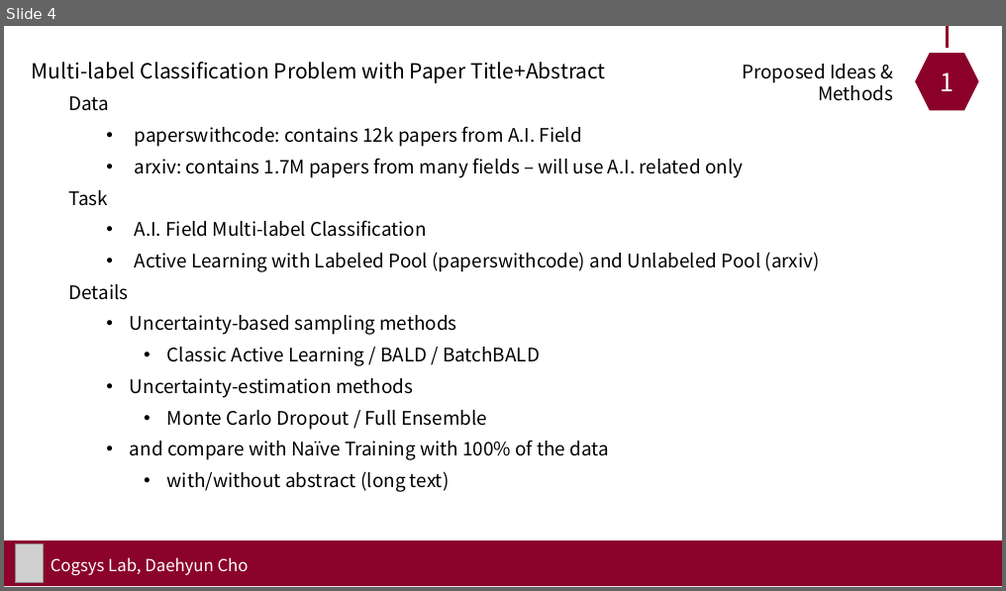
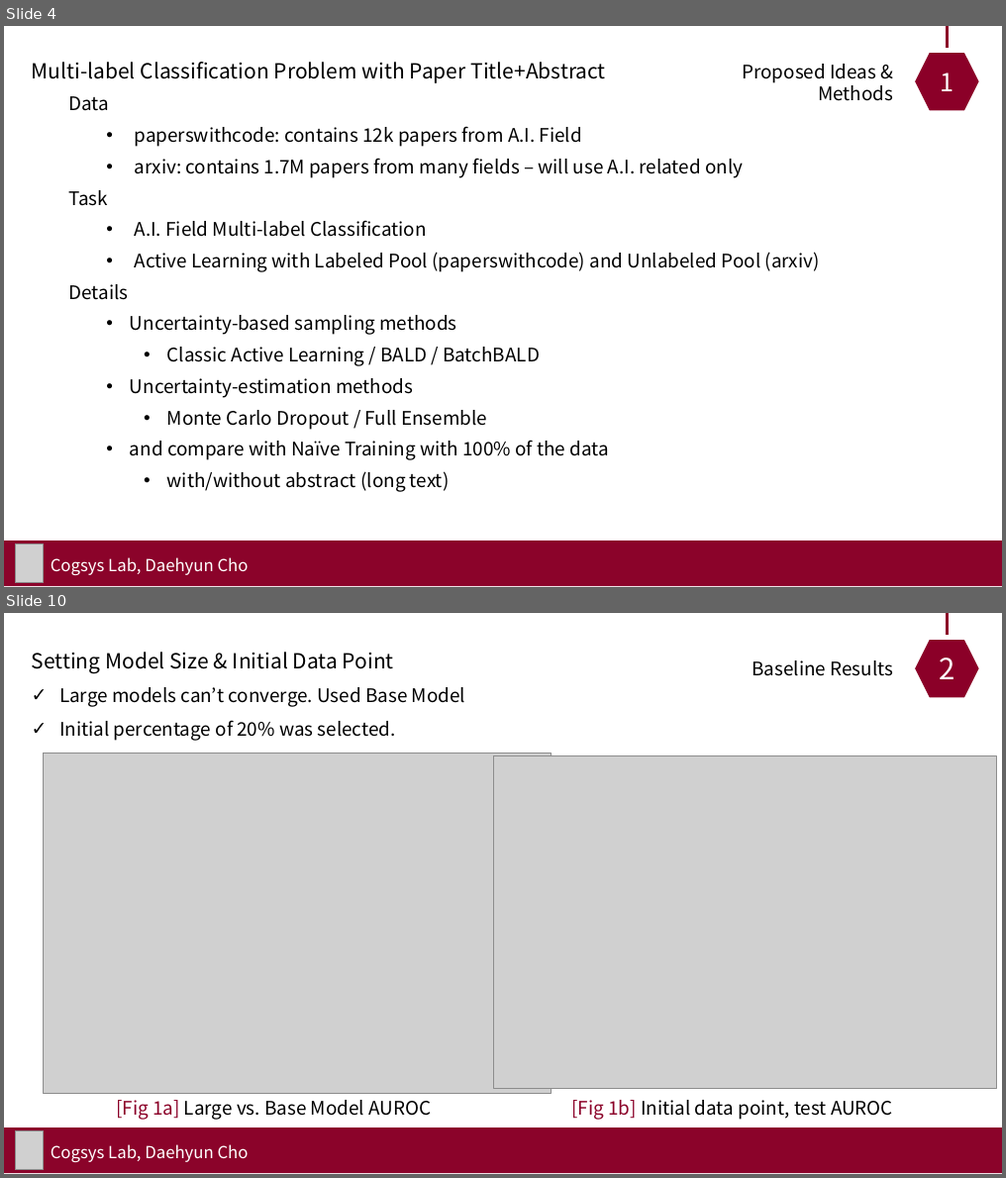
Before and after one commit to 1pha/BayesianActiveLearning, a slide deck: assets/presentations/Final Presentation.pptx. Shown one above the other, each under a label of ours: slide 4 before the commit, slides 4 and 10 after it; the slides between them are not shown. The pictures are 1006x591 and 1006x1178 pixels, drawn with LibreOffice and Linux fonts; fonts in the diff are those of the drawing; grey boxes stand for pictures. Boxes give left, top, right and bottom in pixels: in the first picture for what was removed or moved away, otherwise in the second. Text is boxed around its words. In the diff, an @@ line names an element or a change of style, - is before the commit and + after.

```diff
--- a/assets/presentations/Final Presentation.pptx
+++ b/assets/presentations/Final Presentation.pptx
@@ slide 10 added at box(4, 613, 1002, 1174), background #FFFFFF @@
@@ hexagon added at box(909, 635, 985, 703), fill #8B0028, outline #FFFFFF 10 pt, 28 pt, text #FFFFFF @@
+2
@@ line added from (947, 613) to (947, 635), #8B0028 3 pt @@
@@ text added at box(32, 652, 465, 741), 18 pt, text #000000 @@
+Setting Model Size & Initial Data Point
+✓ Large models can’t converge. Used Base Model
+✓ Initial percentage of 20% was selected.
@@ text added at box(751, 661, 894, 676), 18 pt, text #000000 @@
+Baseline Results
@@ picture added at box(43, 753, 551, 1093) @@
@@ picture added at box(494, 757, 997, 1089) @@
@@ text added at box(116, 1100, 431, 1120), 18 pt, text #000000 @@
+[Fig 1a] Large vs. Base Model AUROC
@@ text added at box(571, 1100, 893, 1120), 18 pt, text #000000 @@
+[Fig 1b] Initial data point, test AUROC
@@ rectangle added at box(4, 1128, 1002, 1173), fill #8B032A @@
@@ picture added at box(15, 1132, 43, 1170) @@
@@ text added at box(51, 1145, 249, 1162), 16 pt, text #FFFFFF @@
+Cogsys Lab, Daehyun Cho
```
Also in this commit, not shown: 4 slides changed, 16 other slides added, 7 other files.
